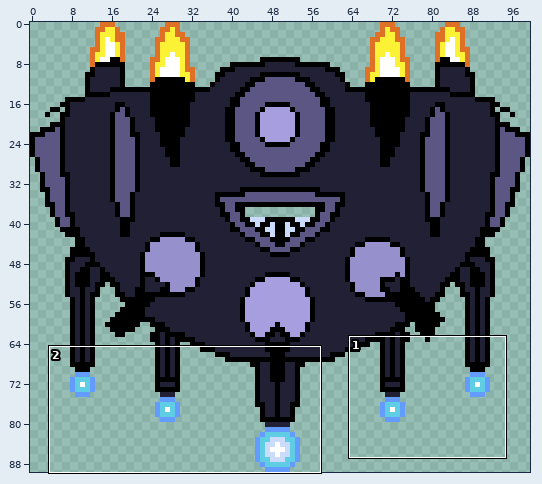
Two versions of one sprite sheet, ShootingGame/Sprite/Boss/Boss_Laser_5.png. Above, an overview of the earlier version with the close-up marked.
Close-up. The starting point:
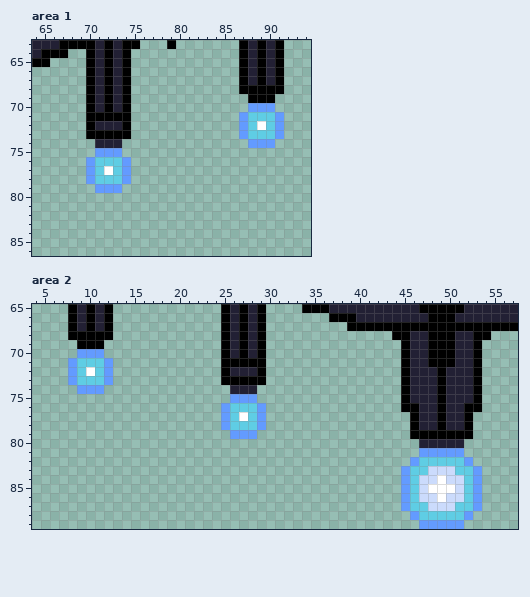
The file is 100x90 pixels. Shown: area 1: x 64..94, y 63..86; area 2: x 4..57, y 65..89.
The same view after the edit:
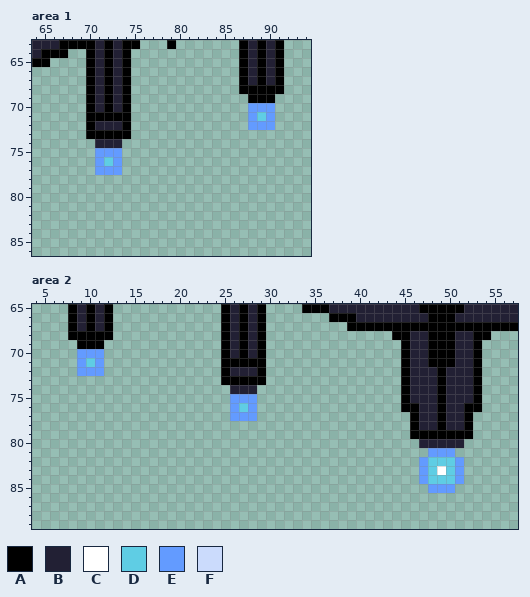
Palette (. is transparent): A #000000  B #222034  C #ffffff  D #5fcde4  E #639bff  F #cbdbfc
What changed:
Area 1:
Colour E replaces colour C in row 72 at x 89; in row 77 at x 72.
Colour E replaces colour D in rows 71 to 72 at x 88 and 90; in rows 76 to 77 at x 71 and 73.
Colour D is gone in row 73 at x 88 to 90; in row 78 at x 71 to 73.
Colour E is gone in rows 71 to 73 at x 87 and 91; in row 74 at x 88 to 90; in rows 76 to 78 at x 70 and 74; in row 79 at x 71 to 73.
Area 2:
Colour C replaces colour F in row 83 at x 49.
Colour D replaces colour C in row 84 at x 49.
Colour D replaces colour F in rows 83 to 84 at x 48 and 50.
Colour E replaces colour C in row 72 at x 10; in row 77 at x 27; in row 85 at x 48 to 50.
Colour E replaces colour D in rows 71 to 72 at x 9 and 11; in rows 76 to 77 at x 26 and 28; in rows 82 to 83 at x 47 and 51.
Colour E replaces colour F in row 84 at x 47 and 51.
Colour C is gone in row 86 at x 49.
Colour D is gone in row 73 at x 9 to 11; in row 78 at x 26 to 28; in rows 83 to 86 at x 46 and 52; in row 87 at x 46 to 47 and 51 to 52; in row 88 at x 47 to 51.
Colour E is gone in rows 71 to 73 at x 8 and 12; in row 74 at x 9 to 11; in rows 76 to 78 at x 25 and 29; in row 79 at x 26 to 28; in row 81 at x 47 and 51; in row 82 at x 46 and 52.
Colour E is gone in rows 83 to 87 at x 45 and 53; in row 88 at x 46 and 52; in row 89 at x 47 to 51.
Colour F is gone in row 85 at x 47 and 51; in row 86 at x 47 to 48 and 50 to 51; in row 87 at x 48 to 50.
Changed places in both close-ups, as pixel boxes (x1, y1, x2, y2):
changed: (239, 112, 284, 148)
changed: (86, 157, 131, 193)
changed: (68, 358, 113, 394)
changed: (221, 403, 266, 439)
changed: (401, 448, 482, 529)
